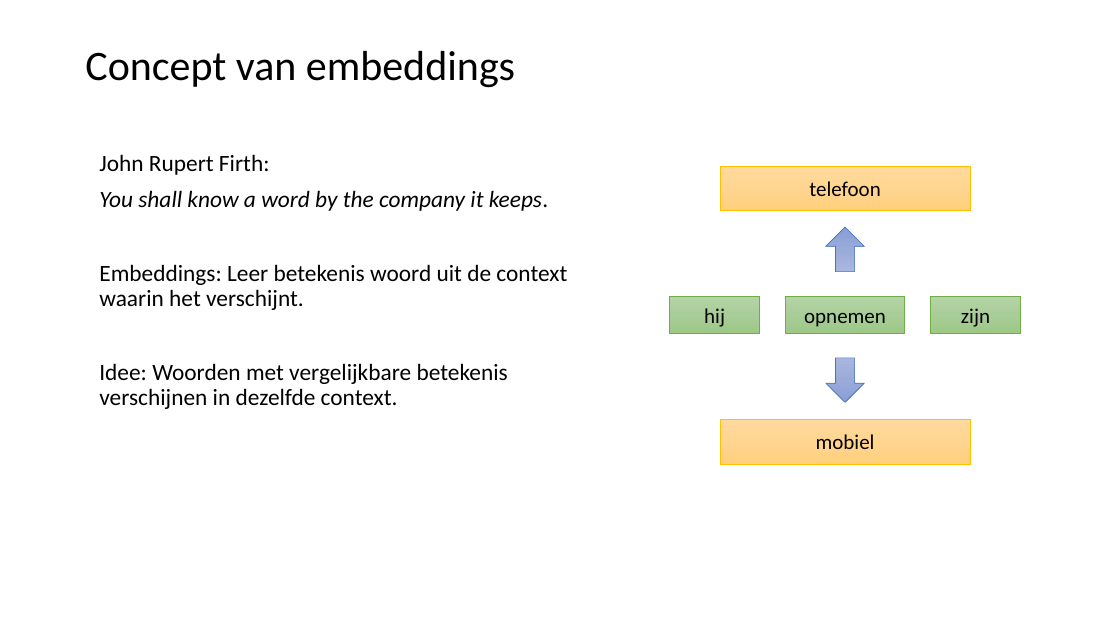
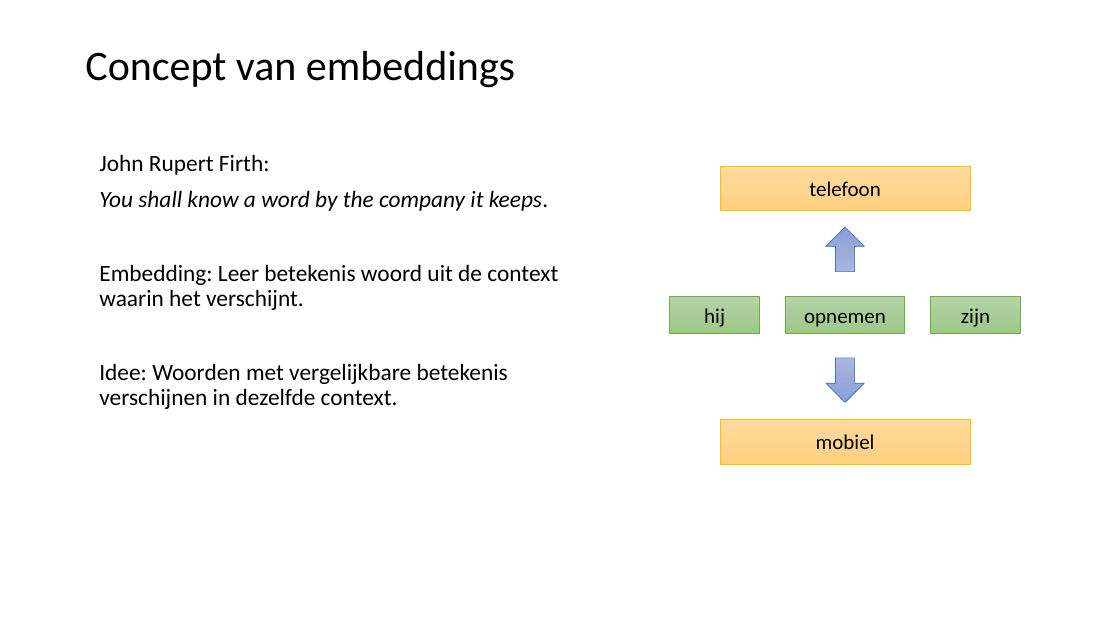
Before and after one commit to LFKoning/knowledge-sharing, a slide deck: slide 44 of python_trainees/5_nlp/python_traineeship_5.pptx. Drawn at 1120x630 pixels with LibreOffice and Linux fonts; fonts in the diff are those of the drawing. Boxes give left, top, right and bottom in pixels: in the first picture for what was removed or moved away, otherwise in the second. Text is boxed around its words. In the diff, an @@ line names an element or a change of style, - is before the commit and + after.

```diff
--- a/python_trainees/5_nlp/python_traineeship_5.pptx
+++ b/python_trainees/5_nlp/python_traineeship_5.pptx
@@ text at (x1=99, y1=264, x2=558, y2=310): text changed @@
-Embeddings: Leer betekenis woord uit de context waarin het verschijnt.
+Embedding: Leer betekenis woord uit de context waarin het verschijnt.
```
Also in this commit, not shown: 16 other slides changed, 9 other files.
